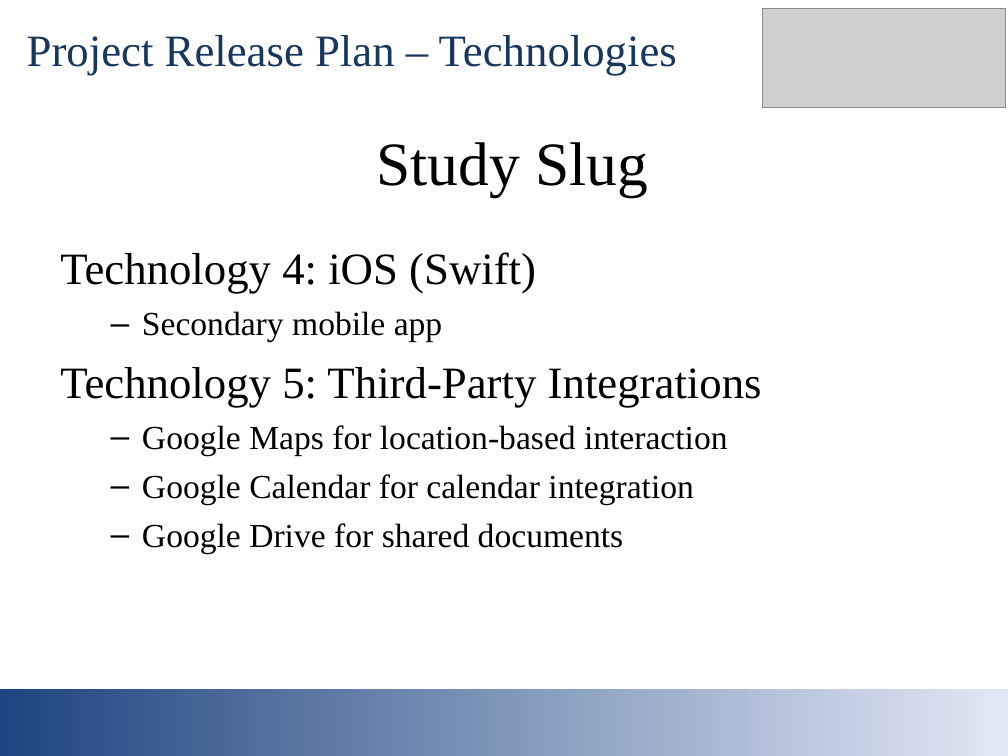
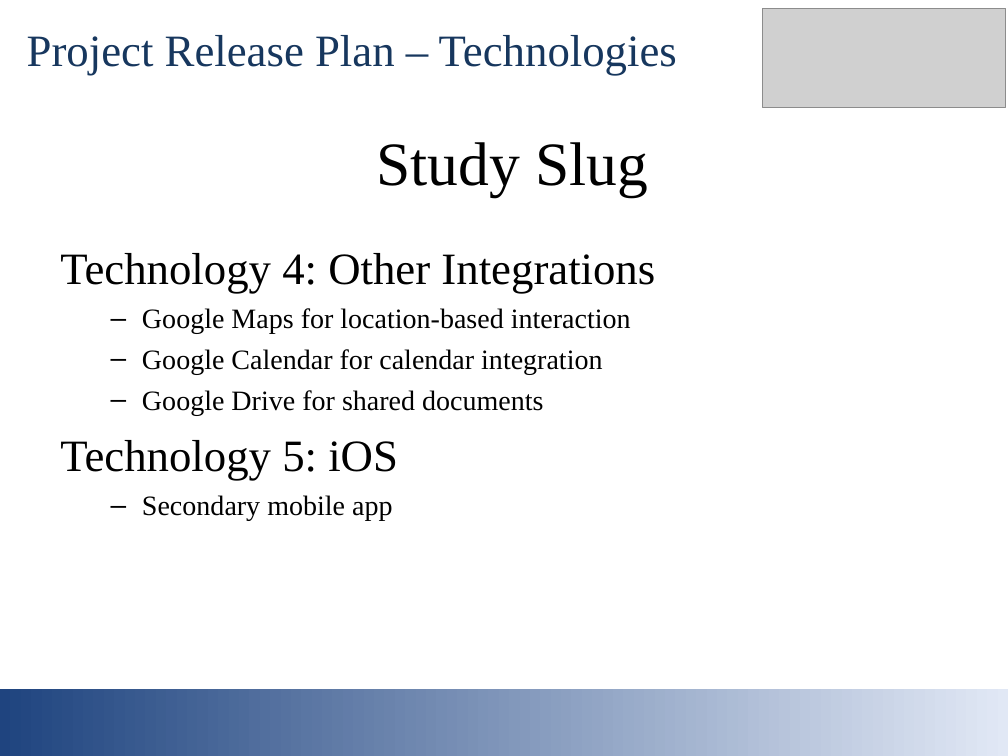
Before and after one commit to mmaall/StudySlug, a slide deck: slide 16 of documentation/studyslug_intro_slides.ppt. Drawn at 1008x756 pixels with LibreOffice and Linux fonts; fonts in the diff are those of the drawing; grey boxes stand for pictures. Boxes give left, top, right and bottom in pixels: in the first picture for what was removed or moved away, otherwise in the second. Text is boxed around its words. In the diff, an @@ line names an element or a change of style, - is before the commit and + after.

```diff
--- a/documentation/studyslug_intro_slides.ppt
+++ b/documentation/studyslug_intro_slides.ppt
@@ text at (60, 253, 655, 294): text changed @@
-Technology 4: iOS (Swift)
-  – Secondary mobile app
-Technology 5: Third-Party Integrations
+Technology 4: Other Integrations
@@ text at (142, 308, 631, 415): size 24 to 20 pt in "Google Maps for location-based interaction", "Google Calendar for calendar integration", "Google Drive for shared documents"; less space between paragraphs @@
@@ text at (60, 440, 398, 521): paragraphs added @@
+Technology 5: iOS
+  – Secondary mobile app
```
Also in this commit, not shown: 7 other slides changed, 1 other file.
